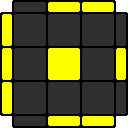
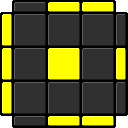
Two versions of the same layered image (128px x 128px). Layer-by-layer changes:
painted on "color" over (2, 2, 126, 126)
